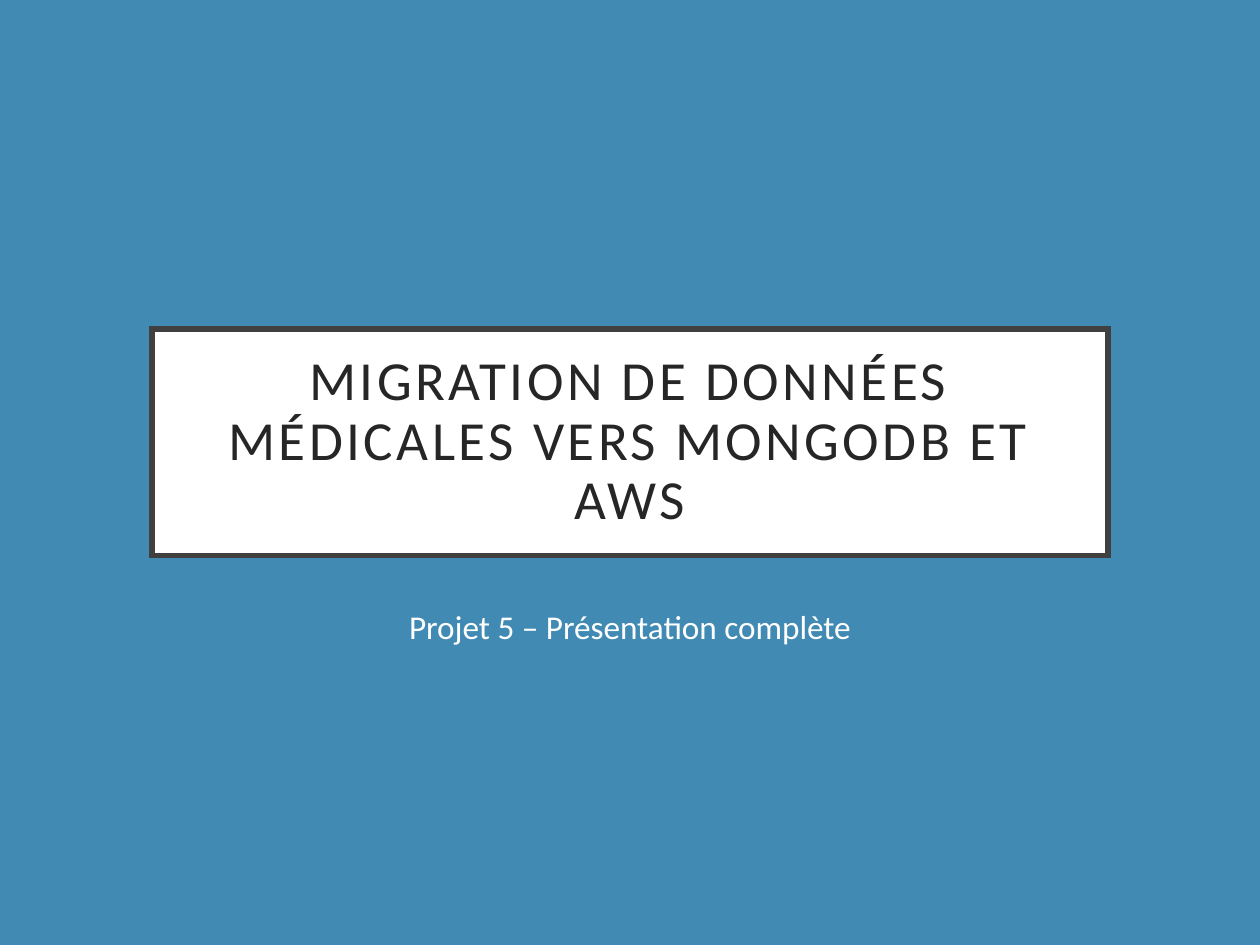
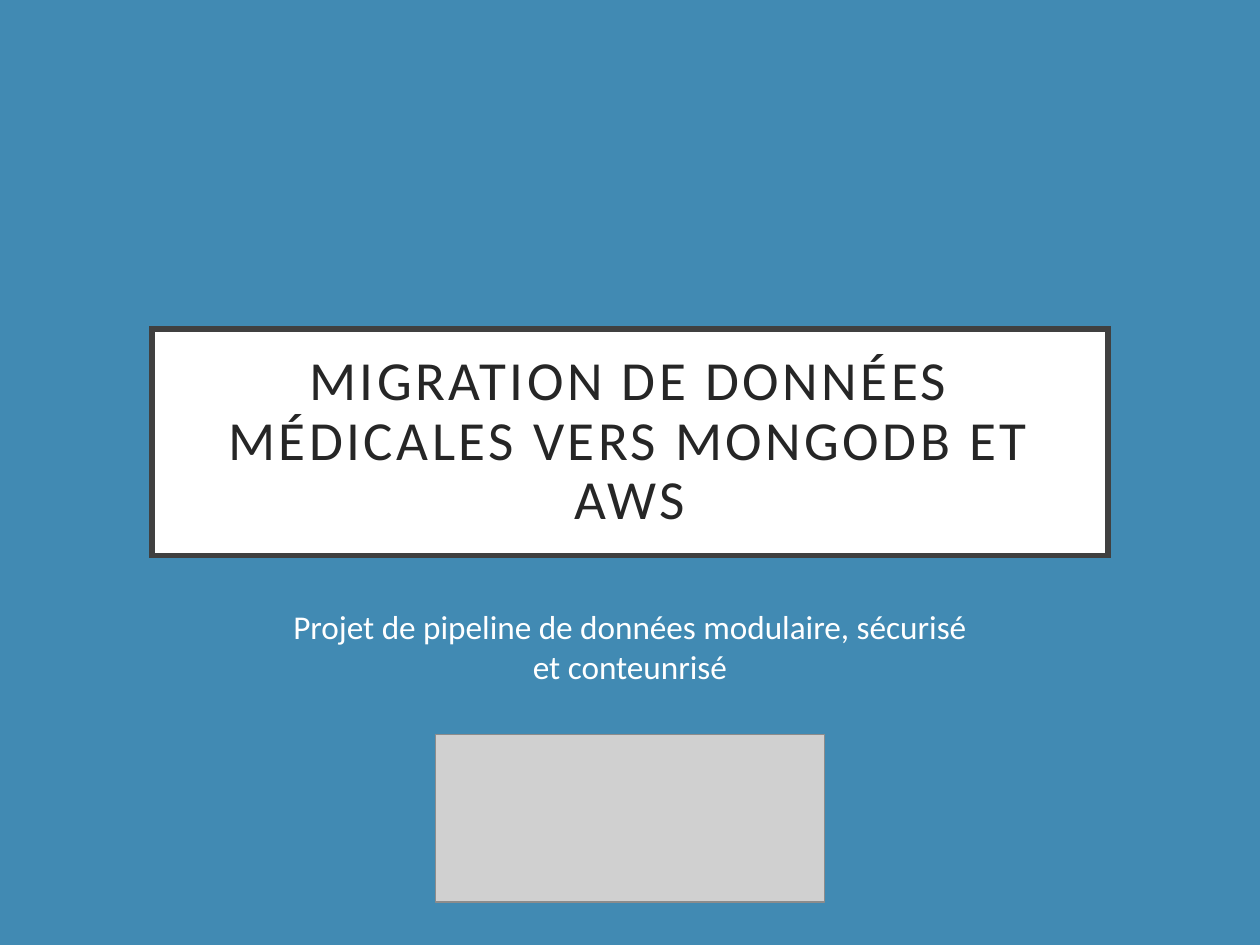
Before and after one commit to alexqtn/projet_5, a slide deck: slide 1 of Presantation.pptx. Drawn at 1260x945 pixels with LibreOffice and Linux fonts; fonts in the diff are those of the drawing; grey boxes stand for pictures. Boxes give left, top, right and bottom in pixels: in the first picture for what was removed or moved away, otherwise in the second. Text is boxed around its words. In the diff, an @@ line names an element or a change of style, - is before the commit and + after.

```diff
--- a/Presantation.pptx
+++ b/Presantation.pptx
@@ subtitle at box(293, 616, 967, 679): text changed @@
-Projet 5 – Présentation complète
+Projet de pipeline de données modulaire, sécurisé et conteunrisé
@@ picture added at box(435, 735, 824, 902) @@
```
Also in this commit, not shown: 2 other slides changed, 18 slides added, 8 slides removed, 6 other files.
